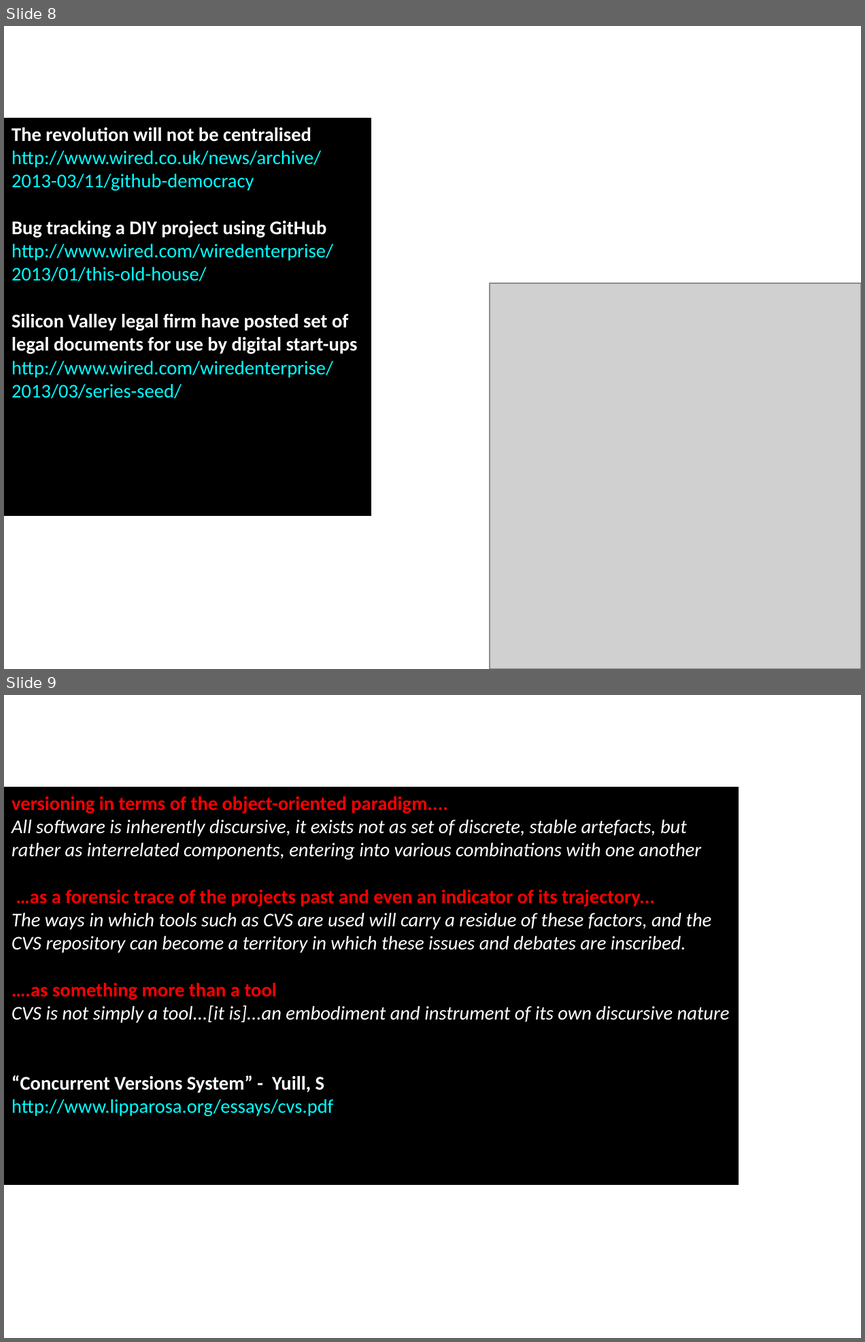
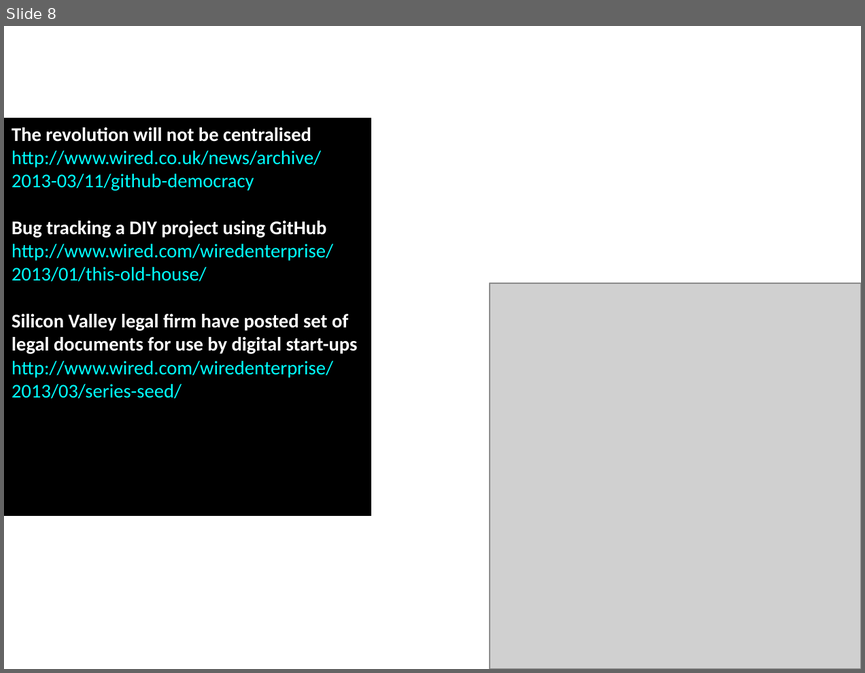
Before and after one commit to aaalexmaxwell/openMArch, a slide deck: [WRITING]/conferences/Pedagogy Meets Big Data and BIM - UCL/BIM-BigData-Pedagogy - PRESENTATION Phil Langley.odp. Shown one above the other, each under a label of ours: slides 8 and 9 before the commit, slide 8 after it. The pictures are 865x1342 and 865x673 pixels, drawn with LibreOffice and Linux fonts; fonts in the diff are those of the drawing; grey boxes stand for pictures. Boxes give left, top, right and bottom in pixels: in the first picture for what was removed or moved away, otherwise in the second. Text is boxed around its words. In the diff, an @@ line names an element or a change of style, - is before the commit and + after.

```diff
--- a/[WRITING]/conferences/Pedagogy Meets Big Data and BIM - UCL/BIM-BigData-Pedagogy - PRESENTATION Phil Langley.odp
+++ b/[WRITING]/conferences/Pedagogy Meets Big Data and BIM - UCL/BIM-BigData-Pedagogy - PRESENTATION Phil Langley.odp
@@ slide 9 removed at box(4, 695, 861, 1338), background #FFFFFF @@
@@ rectangle removed at box(4, 787, 738, 1185) @@
-versioning in terms of the object-oriented paradigm....
-All software is inherently discursive, it exists not as set of discrete, stable artefacts, but rather as interrelated components, entering into various combinations with one another
-…as a forensic trace of the projects past and even an indicator of its trajectory...
-The ways in which tools such as CVS are used will carry a residue of these factors, and the CVS repository can become a territory in which these issues and debates are inscribed.
-….as something more than a tool
-CVS is not simply a tool...[it is]...an embodiment and instrument of its own discursive nature
-“Concurrent Versions System” - Yuill, S
-http://www.lipparosa.org/essays/cvs.pdf
```
Also in this commit, not shown: 3 slides changed.
